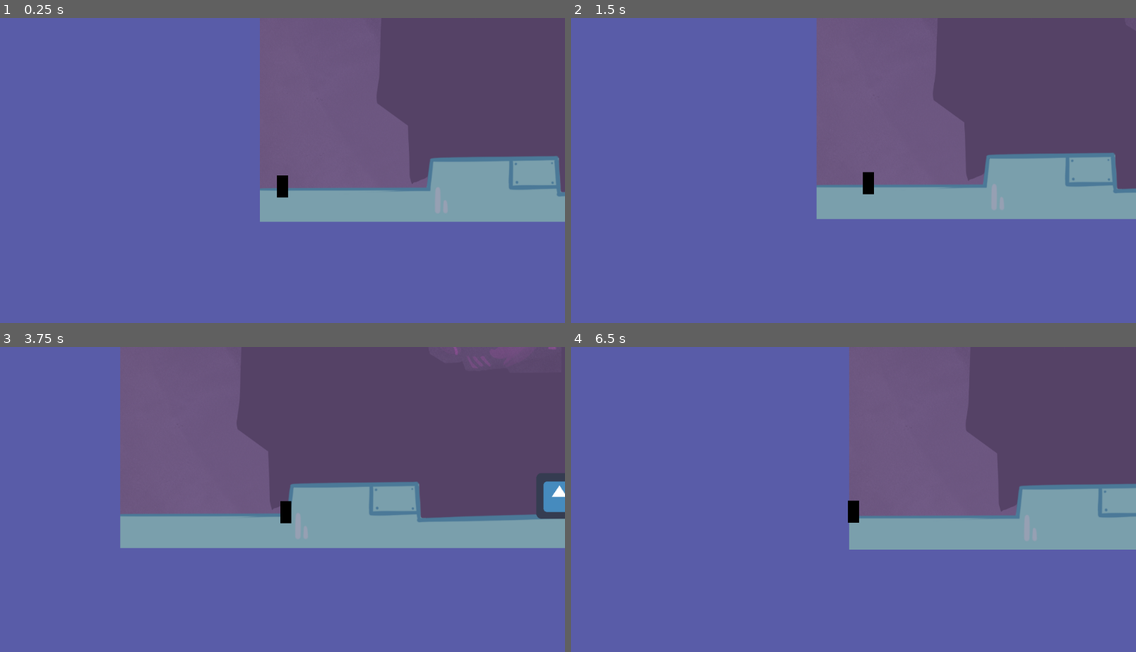
Above: before the commit, frames 1-4 (two rows, left to right).
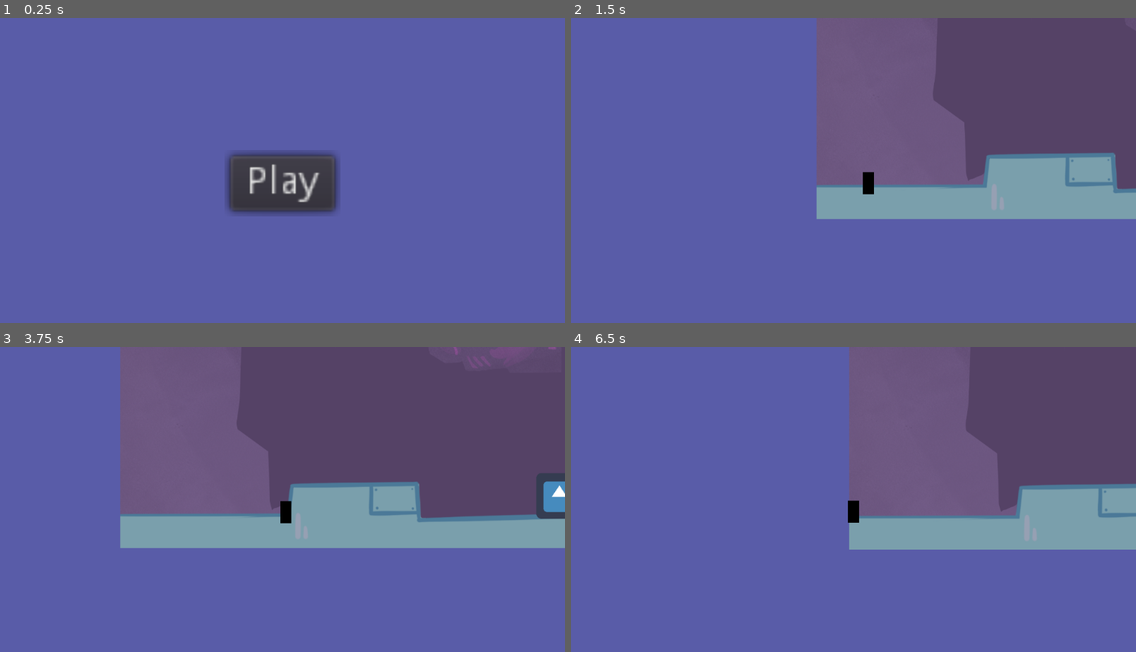
Above: after the commit, the same moments.

Repository: BreadBirdGames/Switcheroo
Game: Godot game, scene res://main.tscn
Two runs of this game, one before a commit and one after it. Both use one fixed random seed, a clock stepped at 60 frames per second and the inputs below. The engine's default icon, where the game draws it, is replaced by a stand-in: a white triangle on a blue panel in a dark square.
Inputs (mouse positions are in pixels of both pictures, inside the frame that each line leads up to):
- Up to frame 1 (0.25 s): no input
- Up to frame 2 (1.5 s): click (853, 182) at 0.5 s, where only the run after the commit has a clickable "Play"; hold D (Move_Right) from 1.28 s (still down)
- Up to frame 3 (3.75 s): tap Space (Jump) at 1.52, 2.27 s; release D (Move_Right) at 2.03 s; hold A (Move_Left) 2.03-2.78 s; hold D (Move_Right) from 2.78 s (still down)
- Up to frame 4 (6.5 s): tap Space (Jump) at 3.77, 4.52, 5.27 s; release D (Move_Right) at 4.28 s; hold A (Move_Left) from 4.28 s (still down)

The runs differ from the first frame. In frame 1, 37% of the frame differs, in the area x 40-100%, y 0-67%; in frame 2, less than 0.1%; in frame 3, less than 0.1%; in frame 4, less than 0.1%.

Commit message:
Reorg

Diff:
--- /dev/null
+++ b/Levels/Level1.tscn
@@ -0,0 +1,30 @@
+[gd_scene load_steps=4 format=2]
+
+[ext_resource path="res://Nodes/Player.tscn" type="PackedScene" id=1]
+[ext_resource path="res://LD/Level1Bg.png" type="Texture" id=2]
+[ext_resource path="res://Nodes/SlideBox.tscn" type="PackedScene" id=3]
+
+[node name="Main" type="Node2D"]
+
+[node name="Level1Bg" type="Sprite" parent="."]
+position = Vector2( 995, -200 )
+scale = Vector2( 0.70463, 0.70463 )
+texture = ExtResource( 2 )
+
+[node name="StaticBody2D" type="StaticBody2D" parent="."]
+visible = false
+
+[node name="CollisionPolygon2D" type="CollisionPolygon2D" parent="StaticBody2D"]
+polygon = PoolVector2Array( -500, -682, 2483, -702, 2428, -141, 2188, -139, 2185, -374, 2011, -349, 1992, -396, 1412, -413, 1396, -317, 1282, -313, 1275, -258, 1214, -233, 1042, -251, 1021, -290, 823, -294, 799, -422, 36, -400, -362, -382, -360, 136, -48, 136, -48, 56, 184, 56, 184, 128, 664, 128, 664, -48, 1032, -48, 1040, -136, 1256, -136, 1256, -48, 2104, -48, 2104, 24, 2192, 24, 2192, -64, 2424, -64, 2419, 263, -653, 282 )
+
+[node name="Player" parent="." instance=ExtResource( 1 )]
+position = Vector2( -317, 83 )
+speed = 500
+jump_speed = -1000
+friction = 0.5
+
+[node name="SlideBox" parent="." instance=ExtResource( 3 )]
+position = Vector2( 438, 79 )
+
+[node name="SlideBox2" parent="." instance=ExtResource( 3 )]
+position = Vector2( 2148, -21 )
--- /dev/null
+++ b/Scripts/main.gd
@@ -0,0 +1,4 @@
+extends Control
+
+func _on_Button_pressed():
+	get_tree().change_scene("res://Levels/Level1.tscn")
--- a/main.tscn
+++ b/main.tscn
@@ -1,30 +1,23 @@
-[gd_scene load_steps=4 format=2]
+[gd_scene load_steps=2 format=2]
 
-[ext_resource path="res://Nodes/SlideBox.tscn" type="PackedScene" id=1]
-[ext_resource path="res://Nodes/Player.tscn" type="PackedScene" id=2]
-[ext_resource path="res://LD/Level1Bg.png" type="Texture" id=4]
+[ext_resource path="res://Scripts/main.gd" type="Script" id=1]
 
-[node name="Main" type="Node2D"]
+[node name="main" type="Control"]
+anchor_right = 1.0
+anchor_bottom = 1.0
+script = ExtResource( 1 )
 
-[node name="Level1Bg" type="Sprite" parent="."]
-position = Vector2( 995, -200 )
-scale = Vector2( 0.70463, 0.70463 )
-texture = ExtResource( 4 )
+[node name="Button" type="Button" parent="."]
+anchor_left = 0.5
+anchor_top = 0.5
+anchor_right = 0.5
+anchor_bottom = 0.5
+margin_left = -19.0
+margin_top = -10.0
+margin_right = 19.0
+margin_bottom = 10.0
+rect_scale = Vector2( 5, 5 )
+rect_pivot_offset = Vector2( 19, 10 )
+text = "Play"
 
-[node name="StaticBody2D" type="StaticBody2D" parent="."]
-visible = false
-
-[node name="CollisionPolygon2D" type="CollisionPolygon2D" parent="StaticBody2D"]
-polygon = PoolVector2Array( -500, -682, 2483, -702, 2428, -141, 2188, -139, 2185, -374, 2011, -349, 1992, -396, 1412, -413, 1396, -317, 1282, -313, 1275, -258, 1214, -233, 1042, -251, 1021, -290, 823, -294, 799, -422, 36, -400, -362, -382, -360, 136, -48, 136, -48, 56, 184, 56, 184, 128, 664, 128, 664, -48, 1032, -48, 1040, -136, 1256, -136, 1256, -48, 2104, -48, 2104, 24, 2192, 24, 2192, -64, 2424, -64, 2419, 263, -653, 282 )
-
-[node name="Player" parent="." instance=ExtResource( 2 )]
-position = Vector2( -317, 83 )
-speed = 500
-jump_speed = -1000
-friction = 0.5
-
-[node name="SlideBox" parent="." instance=ExtResource( 1 )]
-position = Vector2( 438, 79 )
-
-[node name="SlideBox2" parent="." instance=ExtResource( 1 )]
-position = Vector2( 2148, -21 )
+[connection signal="pressed" from="Button" to="." method="_on_Button_pressed"]
